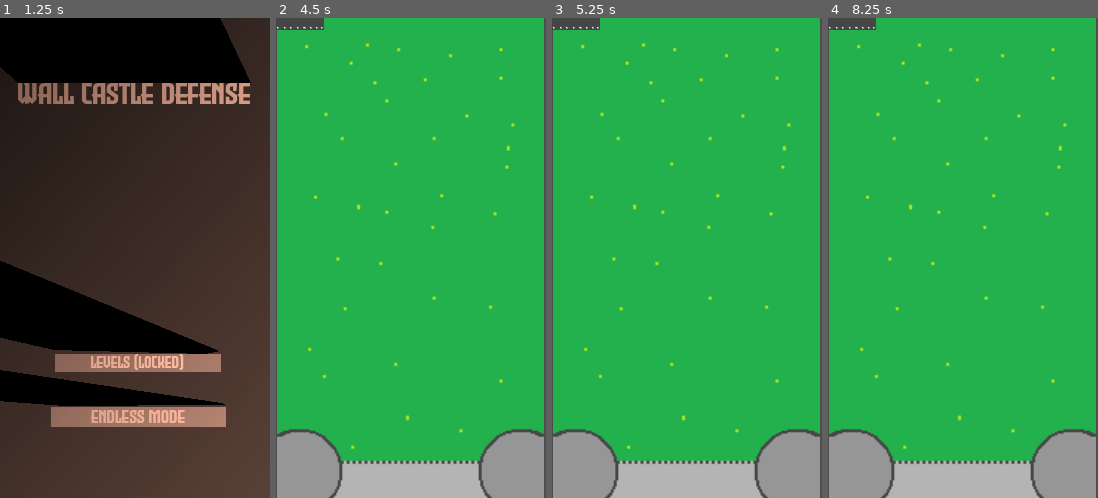
Above: before the commit, frames 1-4 (left to right).
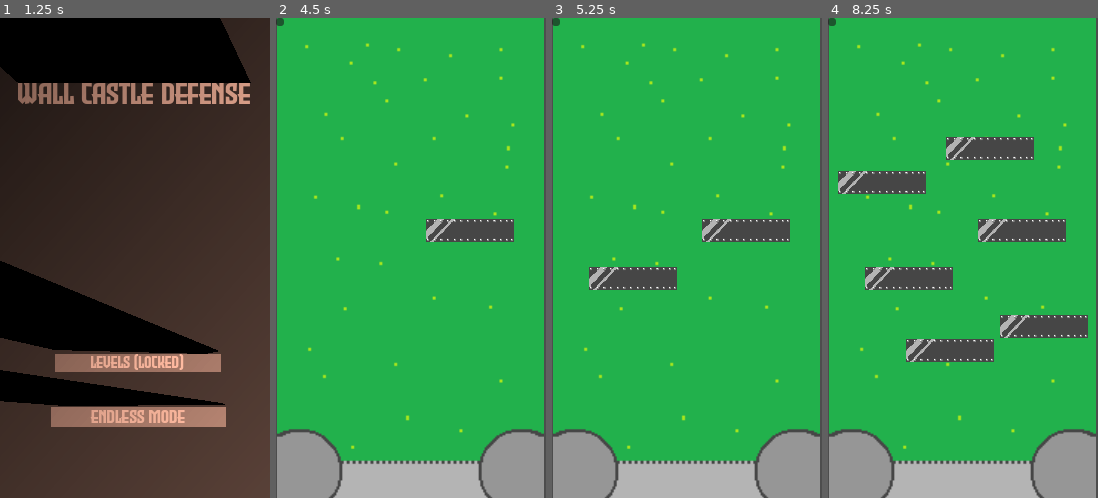
Above: after the commit, the same moments.

Repository: coolgames555/Bouncy
Game: Godot game, scene res://mainmenu.tscn
Same seed, same stepped clock (60 frames per second), same inputs: the game is played once before the commit and once after it.
Inputs (mouse positions are in pixels of both pictures, inside the frame that each line leads up to):
- Up to frame 1 (1.25 s): click "Levels (locked)" at 0.5 s
- Up to frame 2 (4.5 s): click "Endless mode" at 1.25 s; click (278, 22) at 2.02 s; click (278, 22) at 2.77 s; click (278, 22) at 3.52 s; tap Enter at 4.25 s; move the mouse to (470, 234) at 4.27 s; click (470, 234) at 4.42 s
- Up to frame 3 (5.25 s): tap Space at 5 s; move the mouse to (633, 282) at 5.02 s; click (633, 282) at 5.17 s
- Up to frame 4 (8.25 s): tap Enter at 5.75, 7.25 s; move the mouse to (990, 152) at 5.77 s; click (990, 152) at 5.92 s; tap Space at 6.5, 8 s; move the mouse to (949, 354) at 6.52 s; click (949, 354) at 6.67 s; move the mouse to (1044, 330) at 7.27 s; click (1044, 330) at 7.42 s; move the mouse to (882, 186) at 8.02 s; click (882, 186) at 8.17 s

Frame 1 is identical in both runs. In frame 2, 2.0% of the frame differs, in the area x 0-89%, y 0-47%; in frame 3, 3.6%; in frame 4, 9.8%, in the area x 0-97%, y 0-72%.

Commit message:
fix wall error

Diff:
--- a/bouncy/node_2d.tscn
+++ b/bouncy/node_2d.tscn
@@ -3,6 +3,7 @@
 [ext_resource type="Texture2D" uid="uid://mvud320n3mmi" path="res://BG.png" id="1_wtcfe"]
 [ext_resource type="Script" uid="uid://btvyolqf281me" path="res://area_2d.gd" id="2_epypp"]
 [ext_resource type="Texture2D" uid="uid://bihk7xemhpxns" path="res://metalWall.png" id="3_0hol4"]
+[ext_resource type="Script" uid="uid://c3tbtex4s4brm" path="res://new.gd" id="4_0hol4"]
 [ext_resource type="Texture2D" uid="uid://c8whl4xo1vxil" path="res://pixil-frame-0 (1).png" id="4_q6r6c"]
 [ext_resource type="Texture2D" uid="uid://cf5qsqebspkp3" path="res://pixil-frame-0 (3).png" id="5_kdubu"]
 
@@ -54,3 +55,8 @@
 [node name="CollisionShape2D" type="CollisionShape2D" parent="arrow" unique_id=1549554617]
 position = Vector2(89.5, -68)
 shape = SubResource("RectangleShape2D_2a6dy")
+
+[node name="Button" type="Button" parent="." unique_id=68267185]
+offset_right = 8.0
+offset_bottom = 8.0
+script = ExtResource("4_0hol4")
Not shown, added: bouncy/stone_wall_80x20.png.import
Not shown, added: bouncy/texture_80x20.png.import
